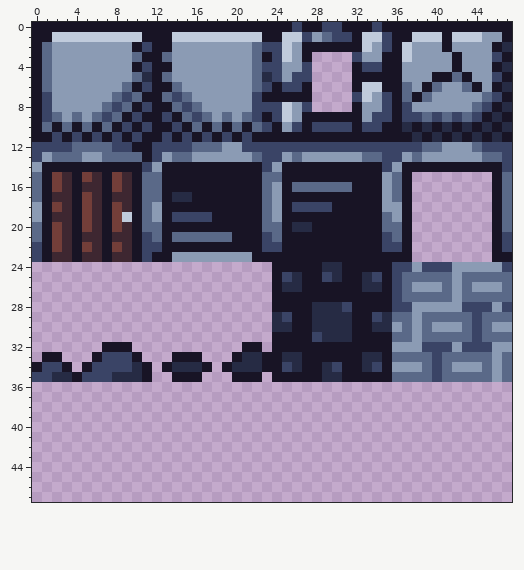
Two states of a pixel-art sprite, src/client/atlases/dcex/dun7.png. This is how it looked before the edit.
The file is 48x48 pixels.
Now the later version:
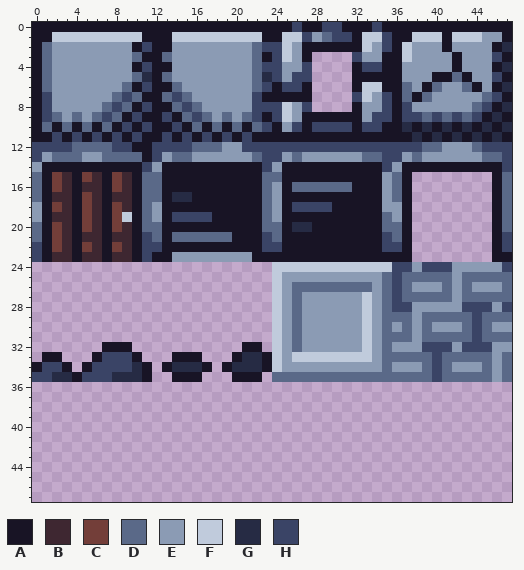
Palette (. is transparent): A #181425  B #3e2731  C #733e39  D #5a6988  E #8b9bb4  F #c0cbdc  G #262b44  H #3a4466
Change:
Changed rows in their new state; - is an unchanged pixel.
first column x 24:
24 FFFFFFFFFFFF
25 FEEEEEEEEEED
26 FEDDDDDDDDED
27 FEDEEEEEEFED
28 FEDEEEEEEFED
29 FEDEEEEEEFED
30 FEDEEEEEEFED
31 FEDEEEEEEFED
32 FEDEEEEEEFED
33 FEFFFFFFFFED
34 FEEEEEEEEEED
35 DDDDDDDDDDDD
Where, in picture pixels (left, top, right, bottom), the same in both pictures:
changed: (272, 262, 392, 382)
